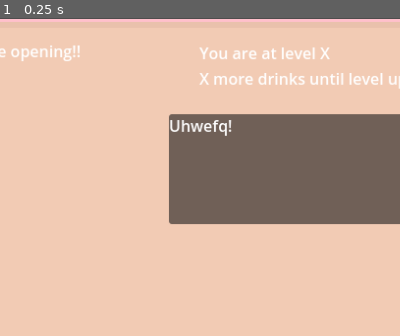
Above: before the commit, frame 1.
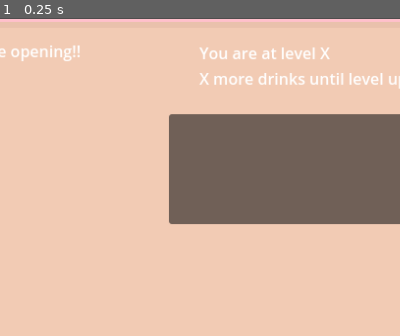
Above: after the commit, the same moment.

Repository: aylabaguette/40sGame
Game: Godot game, scene res://scenes/main.tscn
The game is run twice, just before and just after one commit, with the same random seed, the same clock (stepped at 60 frames per second) and the same inputs.
Inputs:
- Up to frame 1 (0.25 s): no input
The pictures show only the part of the screen within x 33-83%, y 0-50%; the shares and areas given below are measured in that part.

The runs differ from the first frame. In frame 1, 0.3% of the frame differs, in the area x 42-58%, y 32-38%.
Error after the commit: Parse Error: Cannot find member "texture" in base "String". (res://scenes/SpeechBubble.gd:29)

Commit message:
updated variable names and stuff!!

Diff:
--- a/40s-game/scenes/Shop.tscn
+++ b/40s-game/scenes/Shop.tscn
@@ -103,7 +103,7 @@
 offset_right = 747.0
 offset_bottom = 210.0
 
-[node name="Portrait" type="TextureRect" parent="SpeechBubble/Panel"]
+[node name="image" type="TextureRect" parent="SpeechBubble/Panel"]
 layout_mode = 0
 offset_right = 309.0
 offset_bottom = 112.0
--- a/40s-game/scenes/SpeechBubble.gd
+++ b/40s-game/scenes/SpeechBubble.gd
@@ -2,18 +2,18 @@
 
 #@onready var label: Label = $Panel/Label # Reference to the Label node
 #@onready var speechBubble: Node2D = $"."
-
-@onready var portrait: TextureRect = $Panel/Portrait
-@onready var text_label: Label = $Panel/Label
+@onready var image: TextureRect = $Panel/image
+@onready var label: Label = $Panel/Label
 @onready var panel: Panel = $Panel
 
 # Called when the node enters the scene tree for the first time.
 func _ready() -> void:
-	print("portrait: ", portrait)
-	print("text_label: ", text_label)
-	var x = "res://sprites/kitchen/toppings - dispenser/brown sugar.PNG"
-	var message = "Uhwefq!"
-	set_speech(x, message)
+	#print("portrait: ", portrait)
+	#print("label: ", label)
+	#will have to change this variabel to be the randomized toppings that are picked!!??
+	var imageSelected = "res://sprites/kitchen/toppings - dispenser/brown sugar.PNG"
+	var message = "order text here!"
+	set_speech(imageSelected, message)
 
 
 # Called every frame. 'delta' is the elapsed time since the previous frame.
@@ -21,12 +21,12 @@
 	pass
 
 
-func set_speech(image_path: String, dialogue_text: String)-> void:
+func set_speech(image: String, order: String)-> void:
 	#portrait.texture = load(image_path)
 	#text_label.text = dialogue_text
-	var tex = load(image_path)
-	if tex:
-		portrait.texture = tex
-	else:
-		push_error("Couldn't load image: " + image_path)
-	text_label.text = dialogue_text
+	var texture = load(image)
+	if texture:
+		image.texture = texture
+	#else:
+		#push_error("Couldn't load image: " + image_path)
+	label.text = order
Not shown, changed: .DS_Store
Not shown, changed: 40s-game/.DS_Store
